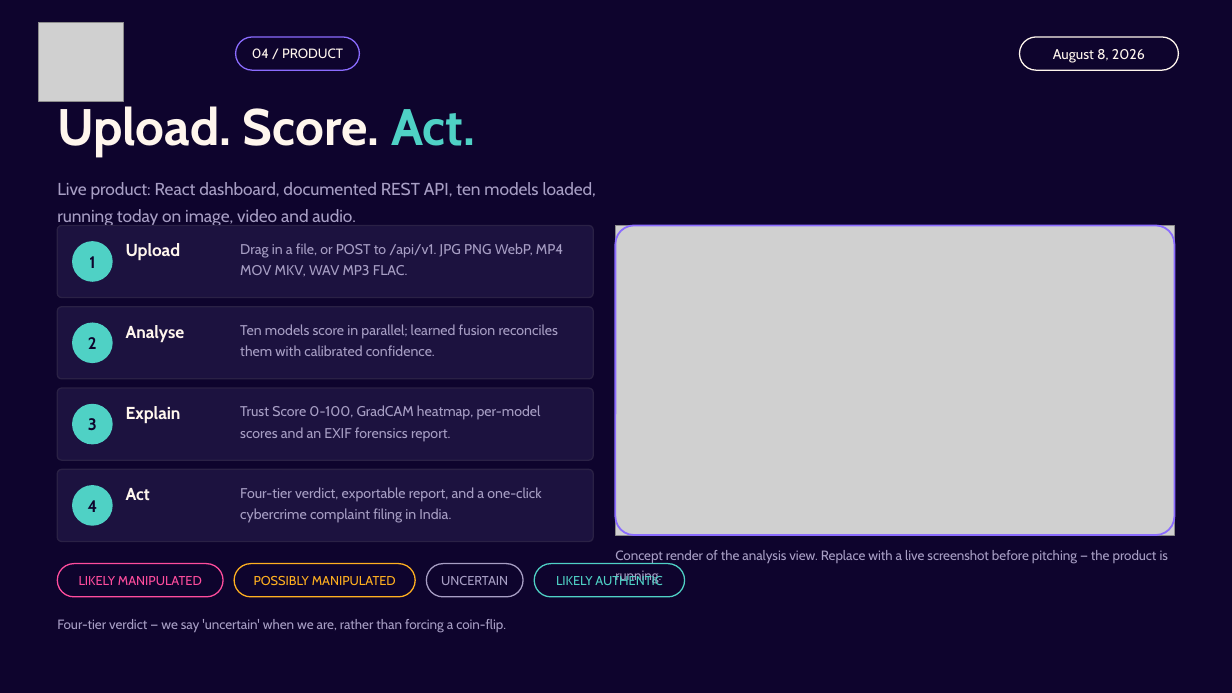
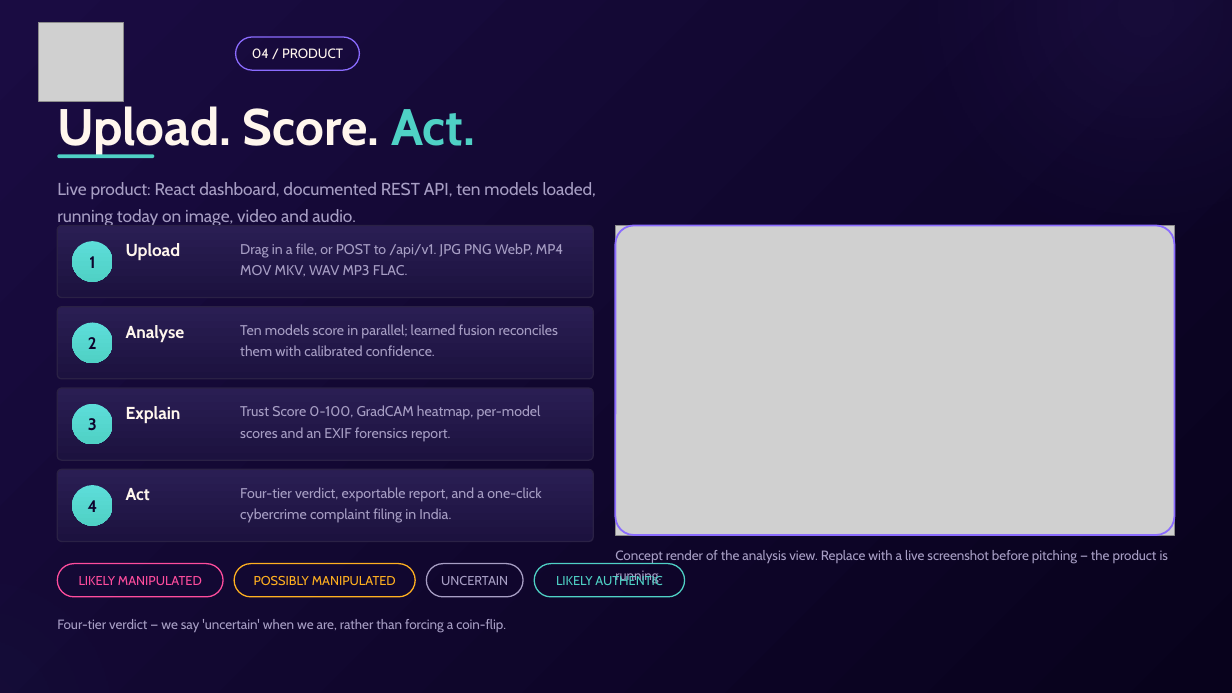
Before and after one commit to muhammedsayeedurrahman/ai-authenticity-checker, a slide deck: slide 5 of docs/pitch/ProofyX_Investor_Deck.pptx. Drawn at 1232x693 pixels with LibreOffice and Linux fonts; fonts in the diff are those of the drawing; grey boxes stand for pictures. Boxes give left, top, right and bottom in pixels: in the first picture for what was removed or moved away, otherwise in the second. Text is boxed around its words. In the diff, an @@ line names an element or a change of style, - is before the commit and + after.

```diff
--- a/docs/pitch/ProofyX_Investor_Deck.pptx
+++ b/docs/pitch/ProofyX_Investor_Deck.pptx
@@ rectangle at [0, 0, 1232, 693]: fill #0E042D to gradient #1A0C42 to #08021C @@
@@ ellipse added at [749, 0, 1232, 407], fill #8B6CFF at 11% opacity @@
@@ rounded rectangle removed at [1019, 37, 1178, 70] @@
-August 8, 2026
@@ rounded rectangle added at [57, 154, 154, 158], fill #4FD1C5 @@
@@ ellipse added at [0, 388, 305, 693], fill #4FD1C5 at 7% opacity @@
@@ fill #1C123F to gradient #2A1E53 to #1C123F in 4 elements at [57, 226, 593, 298], [57, 307, 593, 379], [57, 388, 593, 460], [57, 470, 593, 542] @@
@@ fill #4FD1C5 to gradient #5DDDD9 to #4FD1C5 in 4 elements at [72, 241, 113, 282], [72, 323, 113, 363], [72, 404, 113, 445], [72, 485, 113, 526] @@
```
Also in this commit, not shown: 14 other slides changed, 9 other files.
